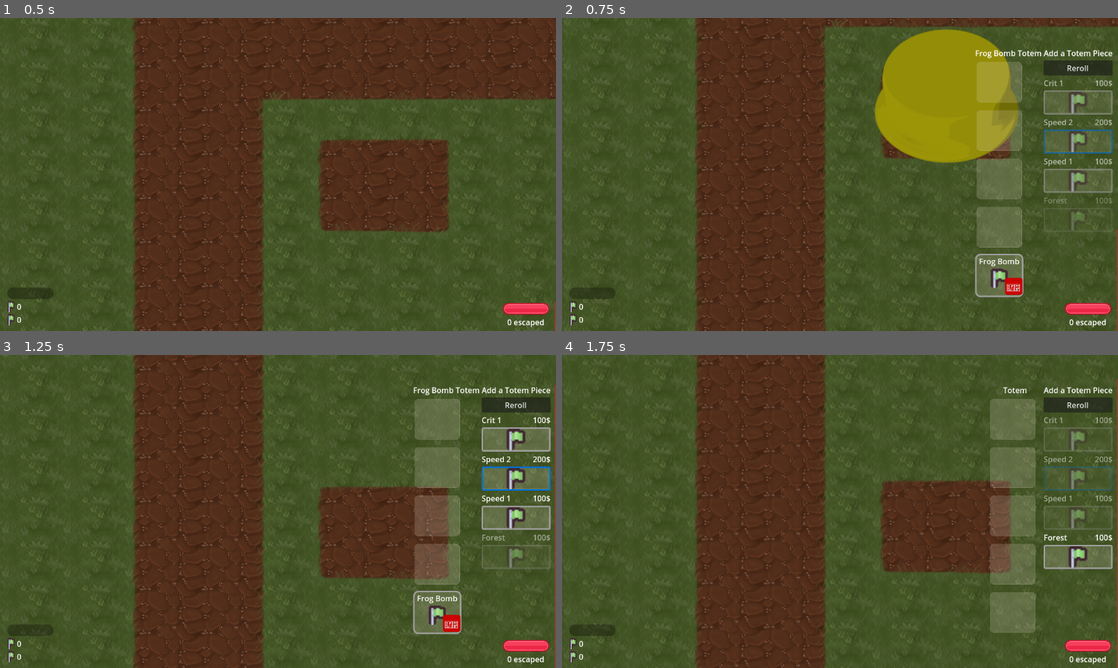
Above: before the commit, frames 1-4 (two rows, left to right).
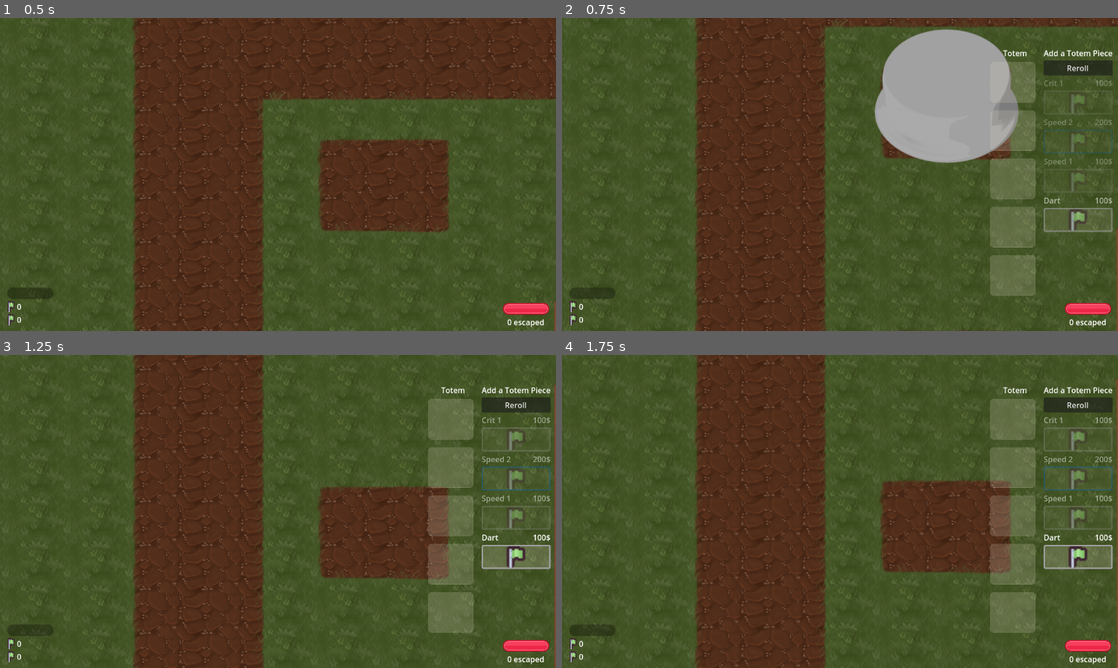
Above: after the commit, the same moments.

Repository: Jelleas/gmtk-2025
Game: Godot game, scene res://main_level.tscn
The game is run twice, just before and just after one commit, with the same random seed, the same clock (stepped at 60 frames per second) and the same inputs.
Inputs (mouse positions are in pixels of both pictures, inside the frame that each line leads up to):
- Up to frame 1 (0.5 s): no input
- Up to frame 2 (0.75 s): tap Enter at 0.5 s; move the mouse to (962, 158) at 0.52 s; hold Down (camera_move_down) from 0.53 s (still down); click (962, 158) at 0.67 s
- Up to frame 3 (1.25 s): keep holding Down (camera_move_down)
- Up to frame 4 (1.75 s): release Down (camera_move_down) at 1.25 s; click (1012, 624) at 1.25 s, where only the run before the commit has a clickable "🗑️"

Frame 1 is identical in both runs. In frame 2, 13% of the frame differs, in the area x 56-100%, y 3-90%; in frame 3, 6.6%; in frame 4, less than 0.1%.

Commit message:
all plots clickable

Diff:
--- a/totem/dart/dart.gd
+++ b/totem/dart/dart.gd
@@ -47,7 +47,6 @@
 	local_pos = totem.local_pos
 
 	totem.sprite.modulate = totem.base.sprite_color
-	totem.sprite.global_position = global_pos
 
 	attack_area = $AttackArea
 	attack_area.global_position = local_pos
--- a/totem/frog_bomb/frog_bomb.gd
+++ b/totem/frog_bomb/frog_bomb.gd
@@ -47,7 +47,6 @@
 	local_pos = totem.local_pos
 
 	totem.sprite.modulate = totem.base.sprite_color
-	totem.sprite.global_position = global_pos
 
 	attack_area = $AttackArea
 	attack_area.global_position = local_pos
--- a/totem/producer/producer.gd
+++ b/totem/producer/producer.gd
@@ -35,7 +35,6 @@
 	global_pos = totem.global_pos
 	local_pos = totem.local_pos
 
-	totem.sprite.global_position = global_pos
 	totem.sprite.modulate = totem.base.sprite_color
 
 	is_active = true
--- a/totem/totem.gd
+++ b/totem/totem.gd
@@ -48,6 +48,7 @@
 	local_pos = tile_map_layer.map_to_local(plot_position)
 	global_pos = tile_map_layer.to_global(local_pos)
 
+	sprite.global_position = global_pos
 
 	timer = Timer.new()
 	timer.one_shot = true
--- a/totem/totem_pieces.gd
+++ b/totem/totem_pieces.gd
@@ -110,7 +110,7 @@
 		range = 600.0
 
 static var base_types: Array[TotemBase] = [
-	Forest.new(), Pond.new(), Dart.new(), FrogBomb.new()
+	Dart.new(), FrogBomb.new()
 ]
 
 class Modifier extends TotemPiece:
--- a/ui/totem_interface.gd
+++ b/ui/totem_interface.gd
@@ -30,17 +30,13 @@
 
 	match totem_index:
 		0:
-			totem_scene.set_base(TotemPieces.base_types[0])
+			totem_scene.set_base(TotemPieces.Forest.new())
 		1:
-			totem_scene.set_base(TotemPieces.base_types[0])
+			totem_scene.set_base(TotemPieces.Forest.new())
 		2:
-			totem_scene.set_base(TotemPieces.base_types[1])
+			totem_scene.set_base(TotemPieces.Pond.new())
 		3:
-			totem_scene.set_base(TotemPieces.base_types[1])
-		4:
-			totem_scene.set_base(TotemPieces.FrogBomb.new())
-		5:
-			totem_scene.set_base(TotemPieces.Dart.new())
+			totem_scene.set_base(TotemPieces.Pond.new())
 	return totem_scene
 
 func set_base(totem_index: int, base: TotemPieces.TotemBase):
